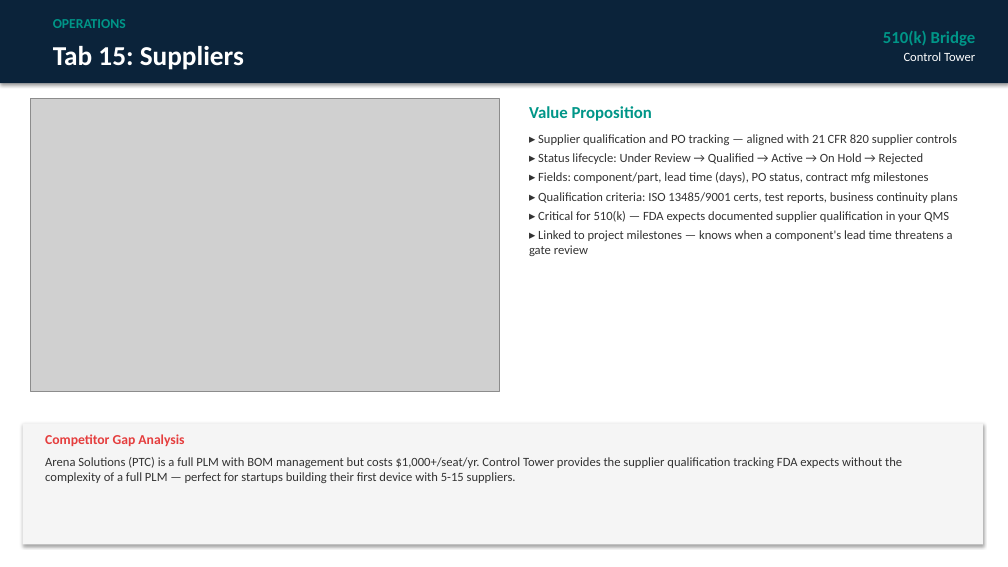
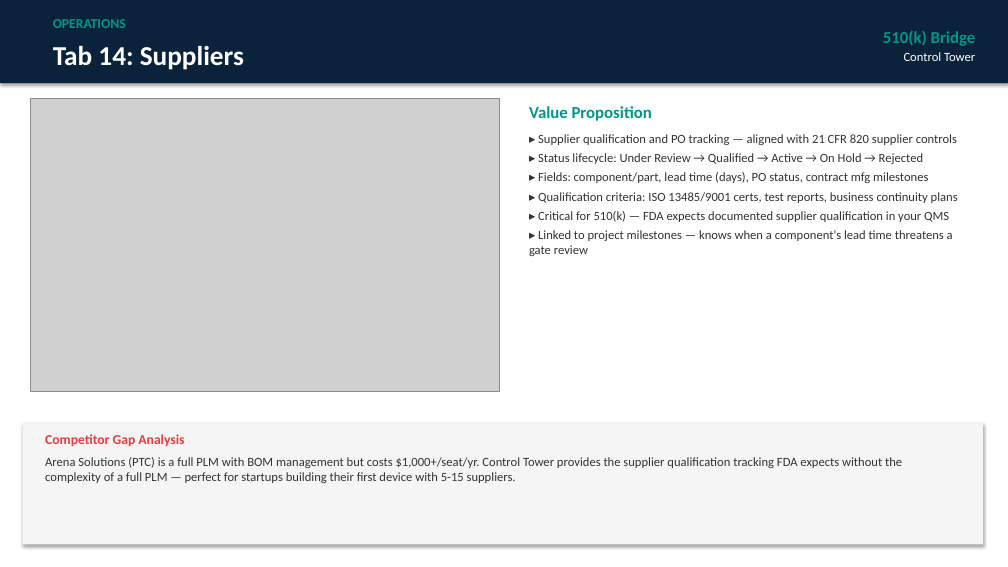
Before and after one commit to londailey6937/arch-medical, a slide deck: slide 17 of Control_Tower_Sales_Deck.pptx (slide 18 before the commit). Drawn at 1008x567 pixels with LibreOffice and Linux fonts; fonts in the diff are those of the drawing; grey boxes stand for pictures. Boxes give left, top, right and bottom in pixels: in the first picture for what was removed or moved away, otherwise in the second. Text is boxed around its words. In the diff, an @@ line names an element or a change of style, - is before the commit and + after.

```diff
--- a/Control_Tower_Sales_Deck.pptx
+++ b/Control_Tower_Sales_Deck.pptx
@@ text at [53, 46, 244, 70]: text changed @@
-Tab 15: Suppliers
+Tab 14: Suppliers
```
Also in this commit, not shown: 8 other slides changed, 1 slide removed, 4 other files.
